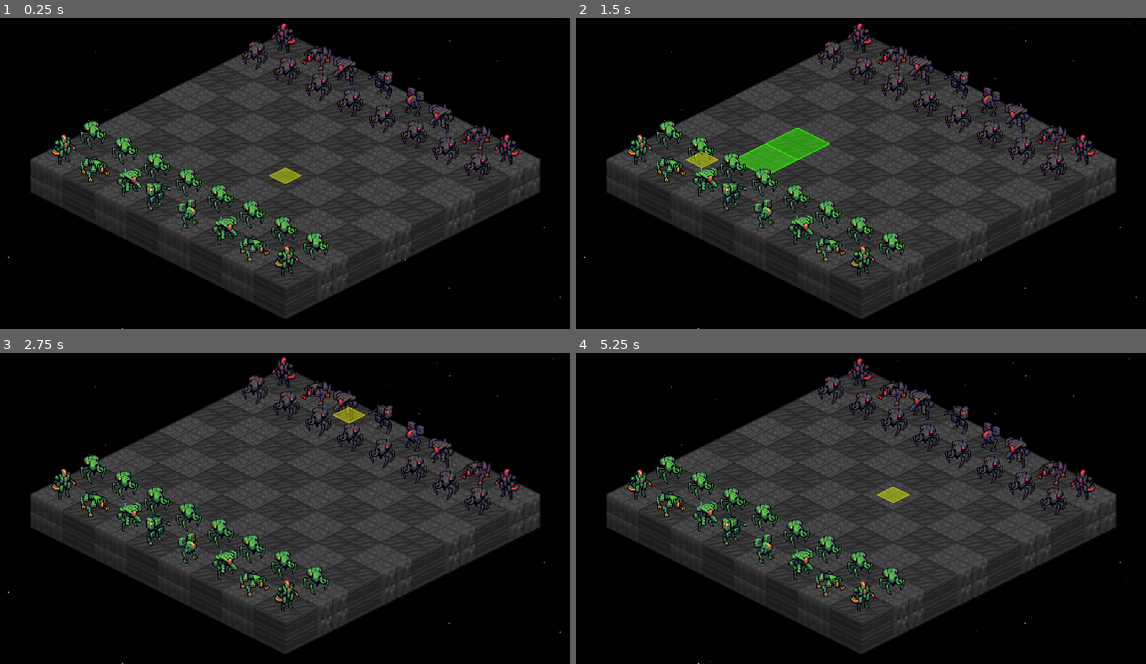
Above: before the commit, frames 1-4 (two rows, left to right).
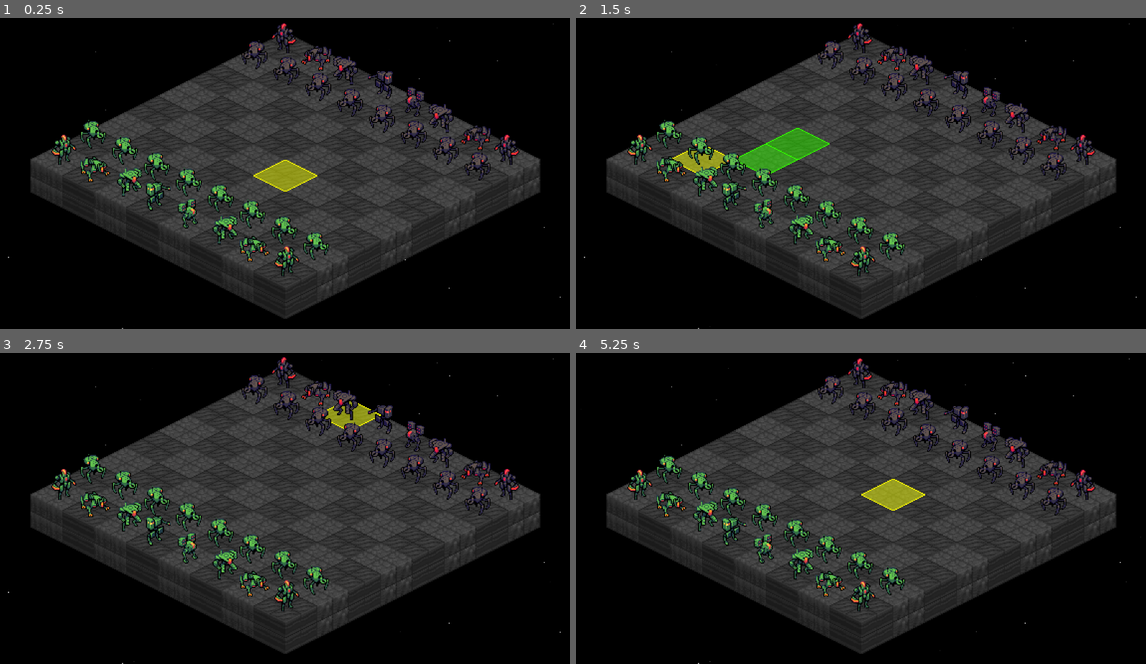
Above: after the commit, the same moments.

Repository: Tekknobot/Terrain
Game: Godot game, scene res://Scenes/IsoGrid.tscn
Two runs of this game, one before a commit and one after it. Both use one fixed random seed, a clock stepped at 60 frames per second and the inputs below. Sound files missing from this copy of the repository are replaced by a short silence.
Inputs (mouse positions are in pixels of both pictures, inside the frame that each line leads up to):
- Up to frame 1 (0.25 s): no input
- Up to frame 2 (1.5 s): tap Enter (ui_accept) at 0.5, 0.77 s; move the mouse to (986, 151) at 0.52 s; tap Z at 0.6 s; click (986, 151) at 0.67 s; drag from (747, 182) to (638, 148) at 1.27 s
- Up to frame 3 (2.75 s): move the mouse to (342, 430) at 2.02 s; tap Z at 2.1 s; click (342, 430) at 2.17 s
- Up to frame 4 (5.25 s): drag from (832, 567) to (672, 499) at 2.77 s; move the mouse to (1032, 552) at 3.52 s; tap Z at 3.6, 5.1 s; click (1032, 552) at 3.67 s; tap Enter (ui_accept) at 3.77 s; drag from (690, 455) to (798, 564) at 4.27 s; move the mouse to (889, 502) at 5.02 s; click (889, 502) at 5.17 s

The runs differ from the first frame. In frame 1, 0.5% of the frame differs, in the area x 44-56%, y 45-56%; in frame 2, 0.3%; in frame 3, 0.3%; in frame 4, 0.5%.

Commit message:
Refactor.

Diff:
--- a/Scenes/IsoGrid.tscn
+++ b/Scenes/IsoGrid.tscn
@@ -31,7 +31,6 @@
 [ext_resource type="PackedScene" uid="uid://dw3hurgcrpccs" path="res://Scenes/Meks_Scenes/CPU II/R3.scn" id="29_jryh1"]
 [ext_resource type="PackedScene" uid="uid://np4hkb4ffi1g" path="res://Scenes/Meks_Scenes/CPU II/S3.scn" id="30_1kk3k"]
 [ext_resource type="Script" uid="uid://dftphuql1wug4" path="res://Scripts II/TurnManager.gd" id="32_dqai5"]
-[ext_resource type="Script" uid="uid://c6rlej6psypf7" path="res://Scripts II/Cursor2D.gd" id="33_1kk3k"]
 [ext_resource type="PackedScene" uid="uid://bm1g128j70kea" path="res://Scenes/VFX/StarNight.tscn" id="41_4ydyc"]
 
 [sub_resource type="TileSetAtlasSource" id="TileSetAtlasSource_ryqp4"]
@@ -204,9 +203,11 @@
 layer_1/name = "Layer1"
 layer_2/name = "Layer2"
 layer_3/name = "Layer3"
+layer_4/name = "Layer4"
 script = ExtResource("18_qnxxh")
 white_piece_slots = Array[PackedScene]([ExtResource("28_jo5i0"), ExtResource("20_a8src"), ExtResource("21_0c513"), ExtR …(321 unchanged characters)…
 black_piece_slots = Array[PackedScene]([ExtResource("25_7no8q"), ExtResource("26_dqai5"), ExtResource("27_1kk3k"), ExtR …(321 unchanged characters)…
+cursor_tile_id = 0
 
 [node name="AudioStreamPlayer2D" type="AudioStreamPlayer2D" parent="TileMap"]
 
@@ -216,8 +217,3 @@
 script = ExtResource("32_dqai5")
 board_map_path = NodePath("../TileMap")
 move_duration = 0.85
-
-[node name="Cursor" type="Node2D" parent="."]
-script = ExtResource("33_1kk3k")
-tilemap_path = NodePath("../TileMap")
-cursor_texture = ExtResource("1_v5osp")
--- a/Scripts II/MapGen.gd
+++ b/Scripts II/MapGen.gd
@@ -52,6 +52,17 @@
 @export var tint_black_pieces: bool = true                   # toggle tinting
 
 # ------------------------------------------------------------
+# CURSOR (Tile overlay that is over tiles but below piece nodes)
+# ------------------------------------------------------------
+@export_group("Cursor")
+@export var cursor_enabled: bool = true
+@export var cursor_layer: int = 4           # must be > the board's base layer (0) and < any piece nodes (children draw above)
+@export var cursor_tile_id: int = 12        # choose a tile from your TileSet to use as the cursor texture
+@export var hide_cursor_when_outside: bool = true
+
+var _cursor_last: Vector2i = Vector2i(-9999, -9999)
+
+# ------------------------------------------------------------
 # LIFECYCLE
 # ------------------------------------------------------------
 func _ready() -> void:
@@ -62,6 +73,12 @@
 	clear_map()
 	_generate_map()
 
+func _process(_dt: float) -> void:
+	if not cursor_enabled:
+		_clear_cursor()
+		return
+	_update_cursor_tile()
+
 # Quick regenerate (e.g., from a button)
 func regenerate() -> void:
 	clear_map()
@@ -71,10 +88,14 @@
 # CORE GENERATION
 # ------------------------------------------------------------
 func clear_map() -> void:
-	# Clear all tiles
+	# Clear all tiles (board + any overlays you might have placed previously)
 	for x in range(grid_width):
 		for y in range(grid_height):
 			set_cell(0, Vector2i(x, y), -1)
+			# also clear the cursor layer if it's within range
+			set_cell(cursor_layer, Vector2i(x, y), -1)
+	_cursor_last = Vector2i(-9999, -9999)
+
 	# Remove existing pieces
 	for p in get_tree().get_nodes_in_group("Pieces"):
 		if is_instance_valid(p):
@@ -276,3 +297,43 @@
 	if i == 3:
 		return "queen"
 	return "king"  # i == 4
+
+# ------------------------------------------------------------
+# CURSOR HELPERS
+# ------------------------------------------------------------
+func _clear_cursor() -> void:
+	if _cursor_last.x >= 0:
+		set_cell(cursor_layer, _cursor_last, -1)
+		_cursor_last = Vector2i(-9999, -9999)
+
+func _update_cursor_tile() -> void:
+	# 1) Mouse in screen space
+	var mouse_screen := get_viewport().get_mouse_position()
+
+	# 2) Screen -> world(canvas) -> this TileMap's local
+	var canvas_xform: Transform2D = get_viewport().get_canvas_transform()
+	var world: Vector2 = canvas_xform.affine_inverse() * mouse_screen
+	var local: Vector2 = get_global_transform().affine_inverse() * world
+
+	# 3) Compensate your piece_pixel_offset (to match selection math)
+	var off = get("piece_pixel_offset")
+	if typeof(off) == TYPE_VECTOR2:
+		local -= (off as Vector2)
+
+	# 4) Snap to tile
+	var t: Vector2i = local_to_map(local)
+	var in_bounds := t.x >= 0 and t.x < grid_width and t.y >= 0 and t.y < grid_height
+
+	# 5) Clear previous
+	if _cursor_last.x >= 0:
+		set_cell(cursor_layer, _cursor_last, -1)
+
+	# 6) Paint if inside (or keep hidden if outside and hiding is enabled)
+	if in_bounds:
+		set_cell(cursor_layer, t, cursor_tile_id, Vector2i.ZERO)
+		_cursor_last = t
+	else:
+		_cursor_last = Vector2i(-9999, -9999)
+		if not hide_cursor_when_outside:
+			# Optional: keep the last tile visible (do nothing)
+			pass
Not shown: 1 places in Scenes/IsoGrid.tscn that only renumber resources
